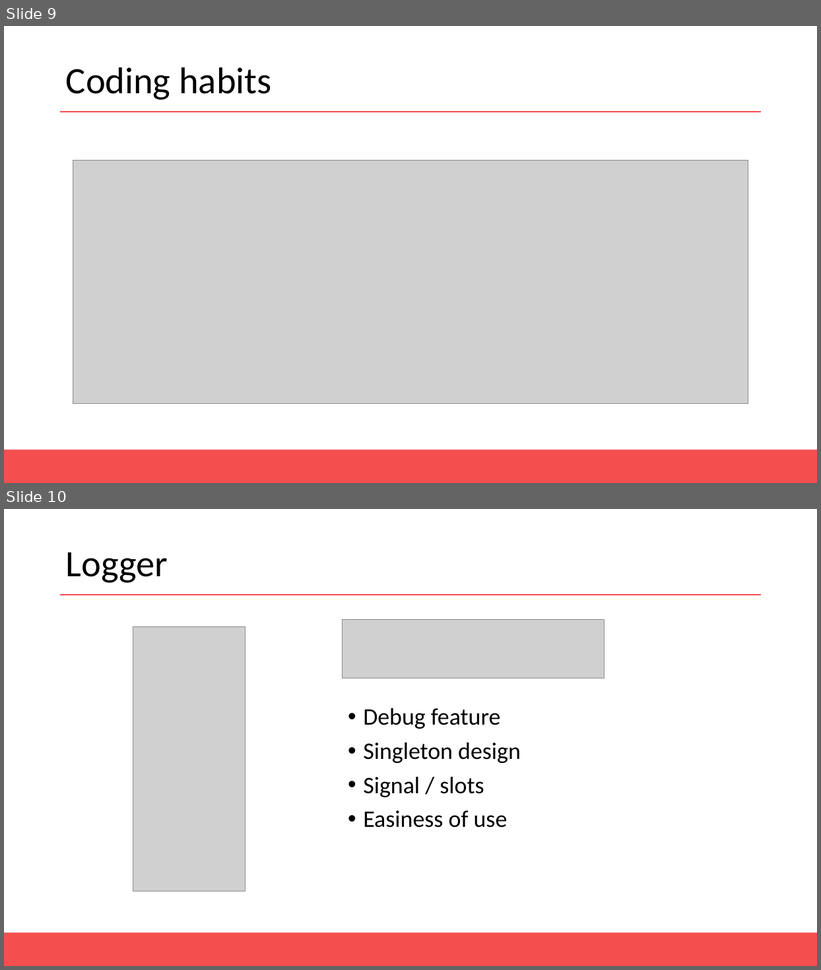
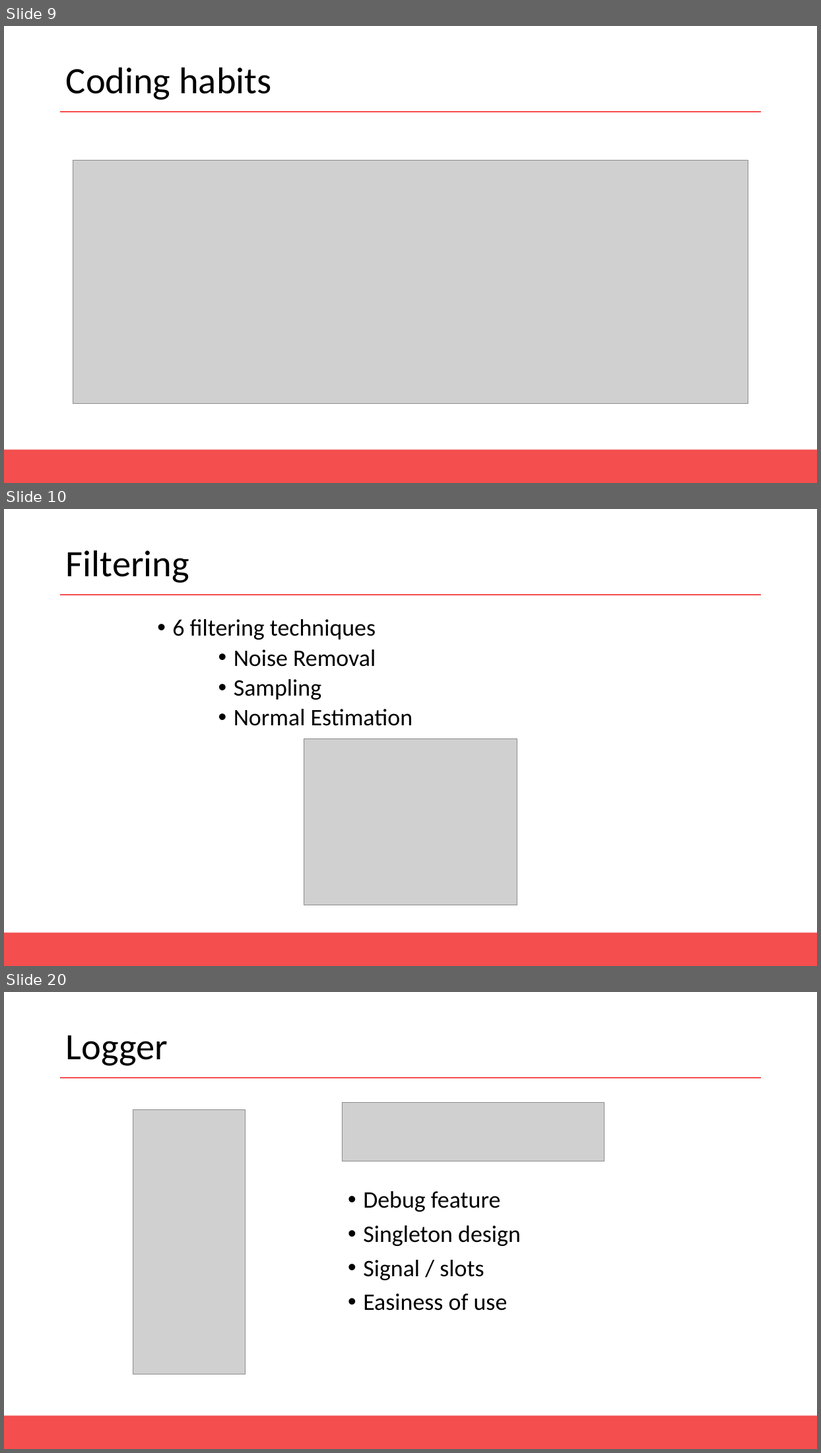
Before and after one commit to AntoineMerlet/3DScan, a slide deck: Presentation/MAGMA Presentation.pptx. Shown one above the other, each under a label of ours: slides 9 and 10 before the commit, slides 9, 10 and 20 after it; the slides between them are not shown. The pictures are 821x970 and 821x1453 pixels, drawn with LibreOffice and Linux fonts; fonts in the diff are those of the drawing; grey boxes stand for pictures. Boxes give left, top, right and bottom in pixels: in the first picture for what was removed or moved away, otherwise in the second. Text is boxed around its words. In the diff, an @@ line names an element or a change of style, - is before the commit and + after.

```diff
--- a/Presentation/MAGMA Presentation.pptx
+++ b/Presentation/MAGMA Presentation.pptx
@@ slide 10 added at (x1=4, y1=509, x2=817, y2=966), background #FFFFFF; not listed: 2 template elements that a slide beside it also shows @@
@@ title added at (x1=66, y1=550, x2=189, y2=583), 44 pt, text #000000 @@
+Filtering
@@ text added at (x1=172, y1=619, x2=413, y2=726), 28 pt, text #000000 @@
+• 6 filtering techniques
+    • Noise Removal
+    • Sampling
+    • Normal Estimation
@@ picture added at (x1=304, y1=739, x2=517, y2=906) @@
@@ what was slide 10 is now slide 20 @@
```
Also in this commit, not shown: 10 other slides added.
